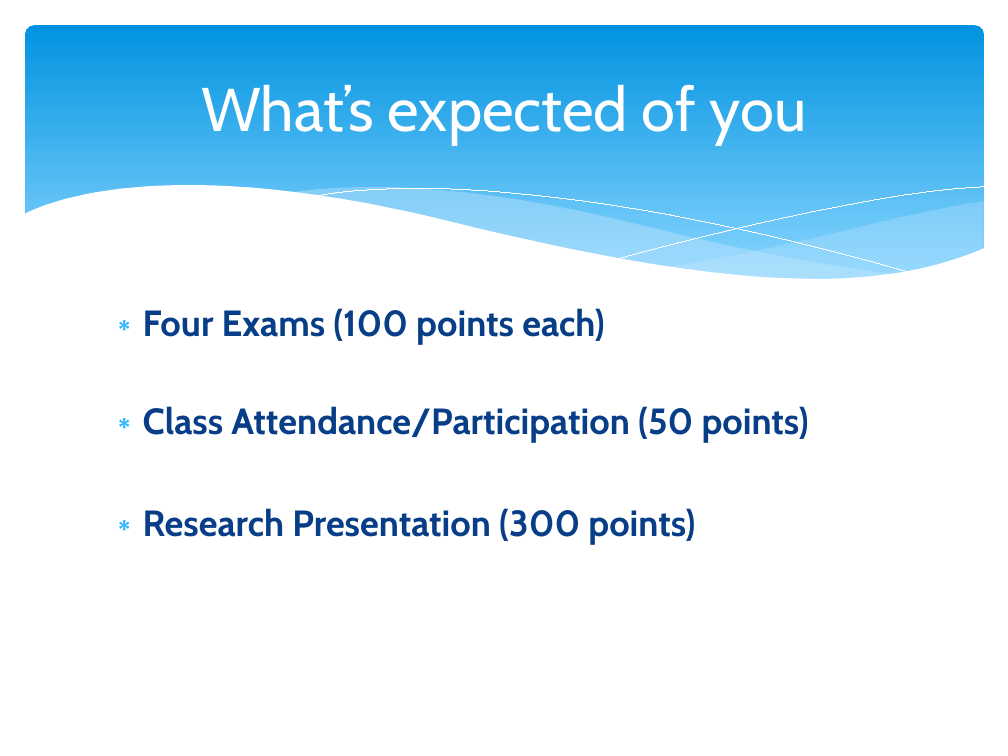
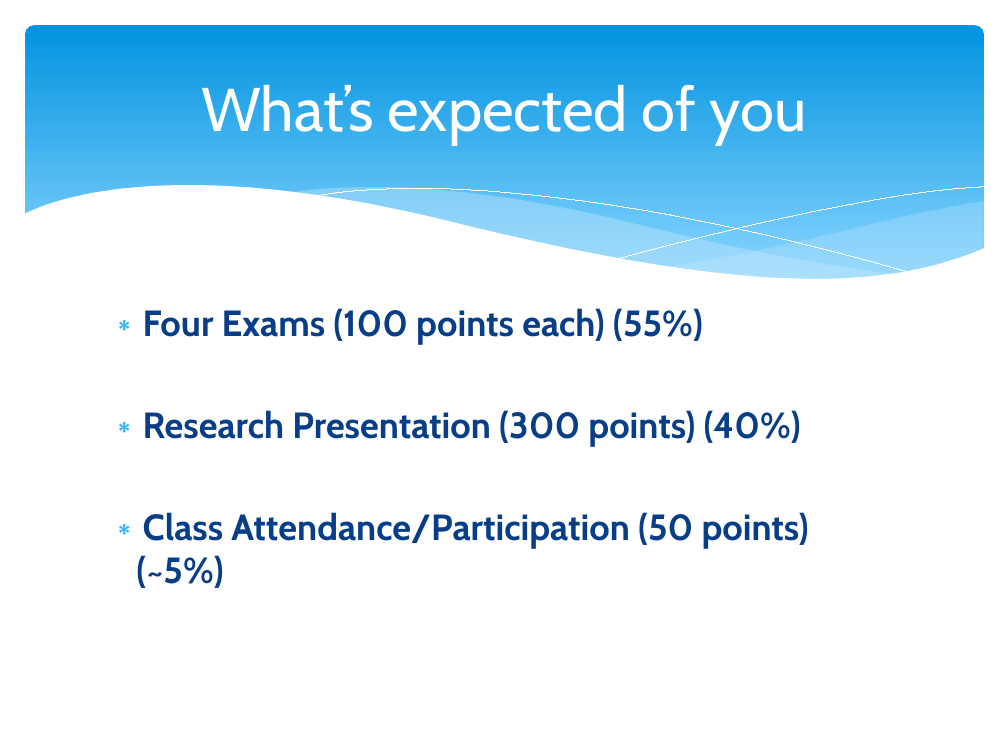
Before and after one commit to npm27/Teaching-Materials, a slide deck: slide 6 of Research Methods/Slides/0 First Day Info.pptx. Drawn at 1008x756 pixels with LibreOffice and Linux fonts; fonts in the diff are those of the drawing. Boxes give left, top, right and bottom in pixels: in the first picture for what was removed or moved away, otherwise in the second. Text is boxed around its words. In the diff, an @@ line names an element or a change of style, - is before the commit and + after.

```diff
--- a/Research Methods/Slides/0 First Day Info.pptx
+++ b/Research Methods/Slides/0 First Day Info.pptx
@@ text at box(136, 308, 809, 588): text changed @@
-∗ Four Exams (100 points each)
-∗ Class Attendance/Participation (50 points)
-∗ Research Presentation (300 points)
+∗ Four Exams (100 points each) (55%)
+∗ Research Presentation (300 points) (40%)
+∗ Class Attendance/Participation (50 points) (~5%)
```
